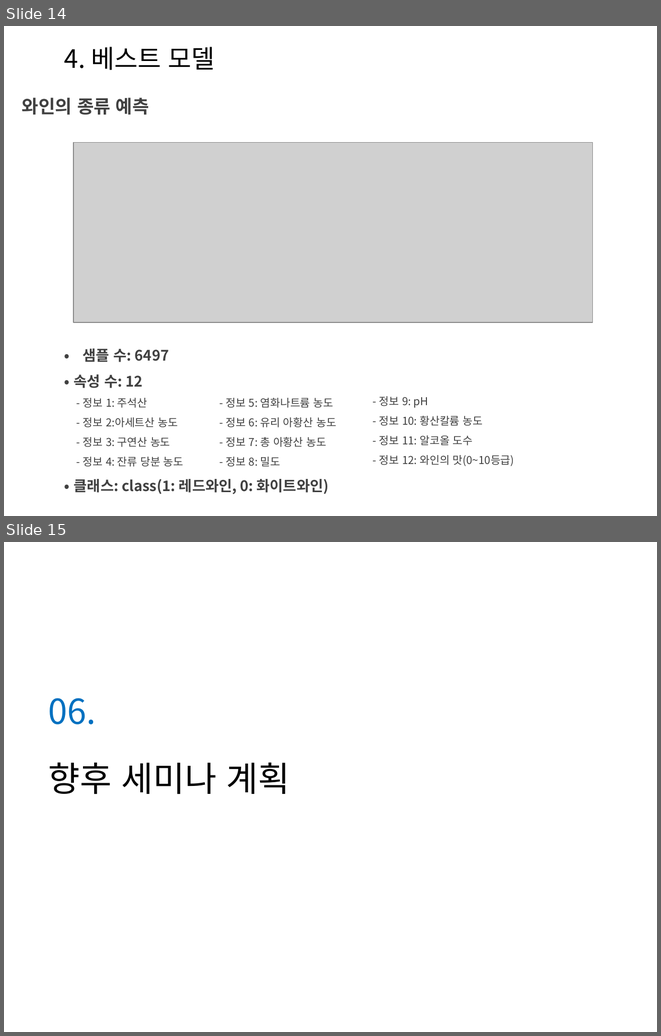
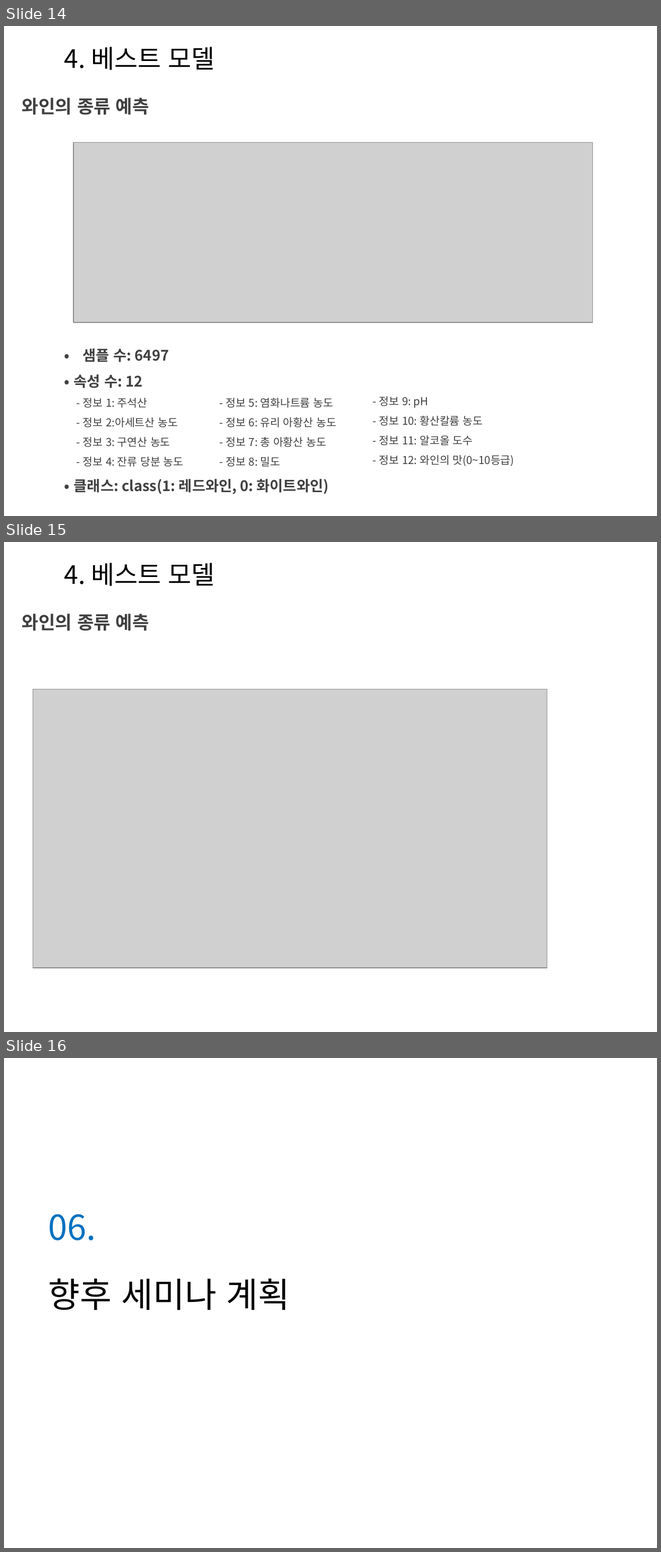
Before and after one commit to Heechul90/Deep_Learning, a slide deck: Study/정리/Deep Learning03.pptx. Shown one above the other, each under a label of ours: slides 14 and 15 before the commit, slides 14, 15 and 16 after it. The pictures are 661x1036 and 661x1552 pixels, drawn with LibreOffice and Linux fonts; fonts in the diff are those of the drawing; grey boxes stand for pictures; background and template pictures are left out. Boxes give left, top, right and bottom in pixels: in the first picture for what was removed or moved away, otherwise in the second. Text is boxed around its words. In the diff, an @@ line names an element or a change of style, - is before the commit and + after.

Commit message:
deep learning

```diff
--- a/Study/정리/Deep Learning03.pptx
+++ b/Study/정리/Deep Learning03.pptx
@@ slide 15 added at [4, 542, 657, 1032], background picture (left out) @@
@@ text added at [64, 563, 215, 586], 28 pt, text #000000 @@
+4. 베스트 모델
@@ text added at [22, 614, 149, 631], 20 pt, text #404040, bold @@
+와인의 종류 예측
@@ picture added at [33, 689, 547, 967] @@
@@ what was slide 15 is now slide 16 @@
```
